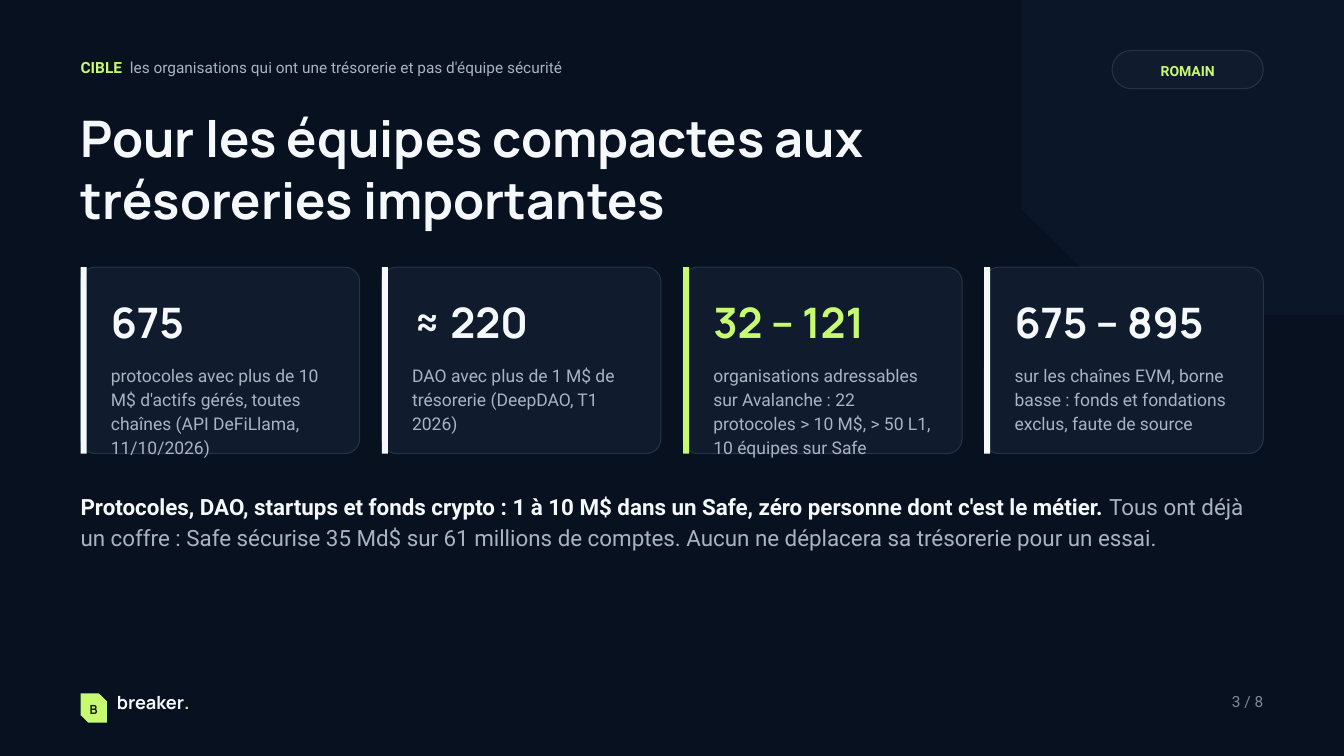
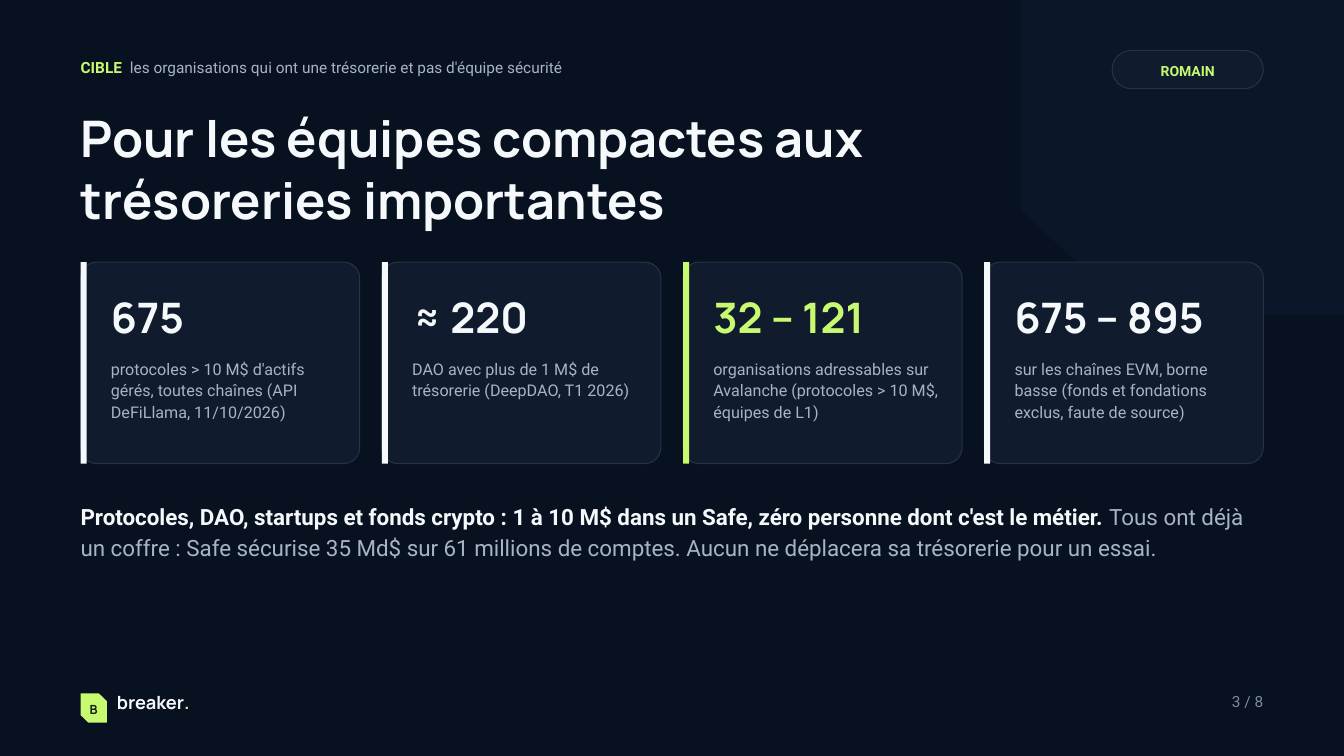
Before and after one commit to veryromain/hackathon-ia-cyber-romain-timeo, a slide deck: slide 3 of shared/pitch/Breaker-pitch.pptx. Drawn at 1344x756 pixels with LibreOffice and Linux fonts; fonts in the diff are those of the drawing. Boxes give left, top, right and bottom in pixels: in the first picture for what was removed or moved away, otherwise in the second. Text is boxed around its words. In the diff, an @@ line names an element or a change of style, - is before the commit and + after.

Commit message:
[shared] offre = gradation (une personne / du temps / un refus), Premium détaché de la taille de trésorerie, deck corrigé

```diff
--- a/shared/pitch/Breaker-pitch.pptx
+++ b/shared/pitch/Breaker-pitch.pptx
@@ rounded rectangle: place and size @@
-rounded rectangle at box(81, 267, 360, 454)
+rounded rectangle at box(81, 262, 360, 464)
@@ rectangle: place and size @@
-rectangle at box(81, 267, 87, 454)
+rectangle at box(81, 262, 87, 464)
@@ rounded rectangle: place and size @@
-rounded rectangle at box(382, 267, 661, 454)
+rounded rectangle at box(382, 262, 661, 464)
@@ rectangle: place and size @@
-rectangle at box(382, 267, 388, 454)
+rectangle at box(382, 262, 388, 464)
@@ rounded rectangle: place and size @@
-rounded rectangle at box(684, 267, 963, 454)
+rounded rectangle at box(684, 262, 963, 464)
@@ rectangle: place and size @@
-rectangle at box(684, 267, 690, 454)
+rectangle at box(684, 262, 690, 464)
@@ rounded rectangle: place and size @@
-rounded rectangle at box(984, 267, 1263, 454)
+rounded rectangle at box(984, 262, 1263, 464)
@@ rectangle: place and size @@
-rectangle at box(984, 267, 990, 454)
+rectangle at box(984, 262, 990, 464)
@@ 4 texts: place and size @@
-4 texts at box(111, 307, 1203, 339)
+4 texts at box(111, 302, 1203, 334)
@@ text "DAO avec plus de 1 ..." at box(412, 362, 629, 400): size 12.5 to 11.5 pt; line spacing 1.15 to 1.12 @@
@@ text at box(111, 362, 305, 422): text changed; size 12.5 to 11.5 pt @@
-protocoles avec plus de 10 M$ d'actifs gérés, toutes chaînes (API DeFiLlama, 11/10/2026)
+protocoles > 10 M$ d'actifs gérés, toutes chaînes (API DeFiLlama, 11/10/2026)
@@ text at box(713, 363, 938, 422): text changed; size 12.5 to 11.5 pt @@
-organisations adressables sur Avalanche : 22 protocoles > 10 M$, > 50 L1, 10 équipes sur Safe
+organisations adressables sur Avalanche (protocoles > 10 M$, équipes de L1)
@@ text at box(1015, 363, 1207, 422): text changed; size 12.5 to 11.5 pt @@
-sur les chaînes EVM, borne basse : fonds et fondations exclus, faute de source
+sur les chaînes EVM, borne basse (fonds et fondations exclus, faute de source)
@@ text "Protocoles, DAO, startups et fonds ...": place and size @@
-text "Protocoles, DAO, startups et fonds ..." at box(81, 496, 1243, 551)
+text "Protocoles, DAO, startups et fonds ..." at box(81, 506, 1243, 561)
```
Also in this commit, not shown: 6 other slides changed, 7 other files.
